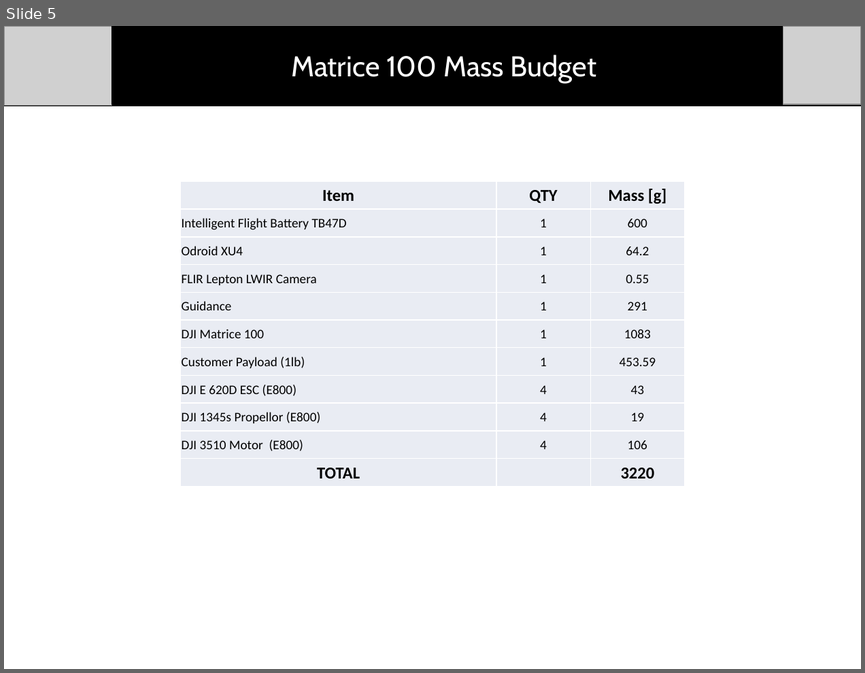
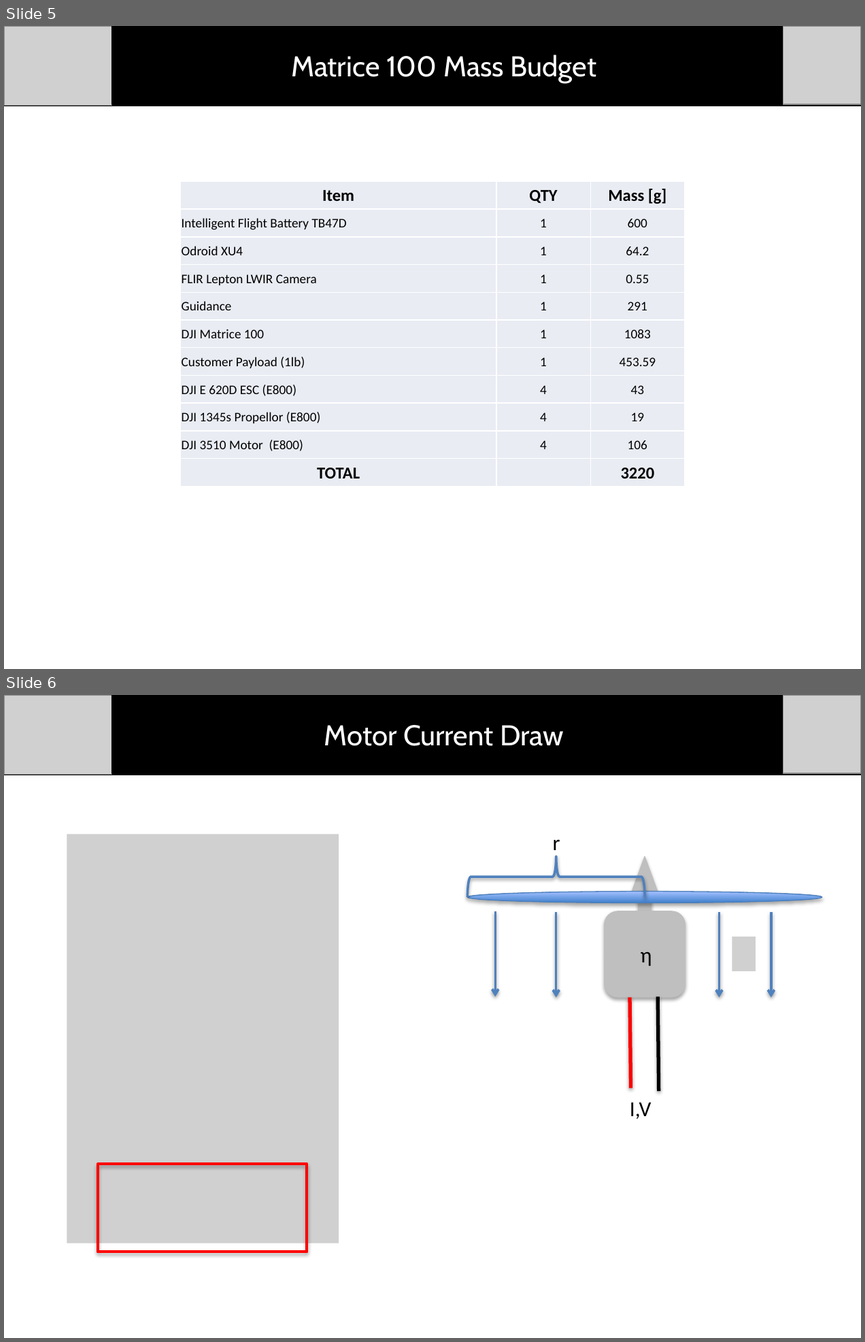
Before and after one commit to dtbinh/FlyNet, a slide deck: Presentations/Mid Semester Review/Individual_Slides/Tyler/Slide template.pptx. Shown one above the other, each under a label of ours: slide 5 before the commit, slides 5 and 6 after it. The pictures are 865x673 and 865x1342 pixels, drawn with LibreOffice and Linux fonts; fonts in the diff are those of the drawing; grey boxes stand for pictures. Boxes give left, top, right and bottom in pixels: in the first picture for what was removed or moved away, otherwise in the second. Text is boxed around its words. In the diff, an @@ line names an element or a change of style, - is before the commit and + after.

```diff
--- a/Presentations/Mid Semester Review/Individual_Slides/Tyler/Slide template.pptx
+++ b/Presentations/Mid Semester Review/Individual_Slides/Tyler/Slide template.pptx
@@ slide 6 added at (4, 695, 861, 1338), background #FFFFFF @@
@@ group added at (4, 695, 861, 774): 2 pictures, 1 line, 1 rectangle, 1 text @@
+Motor Current Draw
@@ picture added at (67, 834, 338, 1242) @@
@@ left brace added at (467, 857, 645, 898), outline #4F81BD 2 pt @@
@@ text added at (553, 839, 560, 855), 18 pt, text #000000 @@
+r
@@ triangle added at (632, 856, 657, 892), fill #BFBFBF, outline #BFBFBF 0.75 pt @@
@@ ellipse added at (468, 892, 822, 902), fill gradient #3F80CE to #A4C4FF, outline #4B7EBC 0.75 pt @@
@@ rectangle added at (638, 892, 651, 911), fill #BFBFBF, outline #BFBFBF 0.75 pt @@
@@ arrow added from (495, 911) to (495, 997), #4F81BD 2 pt @@
@@ arrow added from (555, 912) to (555, 998), #4F81BD 2 pt @@
@@ rounded rectangle added at (604, 911, 685, 997), fill #BFBFBF, outline #BFBFBF 0.75 pt @@
@@ arrow added from (719, 912) to (719, 998), #4F81BD 2 pt @@
@@ arrow added from (771, 912) to (771, 998), #4F81BD 2 pt @@
@@ picture added at (732, 936, 755, 971) @@
@@ text added at (640, 951, 652, 966), 18 pt, text #000000 @@
+η
@@ line added from (630, 998) to (630, 1087), #FF0000 3 pt @@
@@ line added from (657, 997) to (659, 1091), #000000 3 pt @@
@@ text added at (630, 1102, 651, 1119), 18 pt, text #000000 @@
+I,V
@@ rectangle added at (97, 1164, 307, 1251), outline #FF0000 2.25 pt @@
```
Also in this commit, not shown: 3 slides changed, 4 other files.
